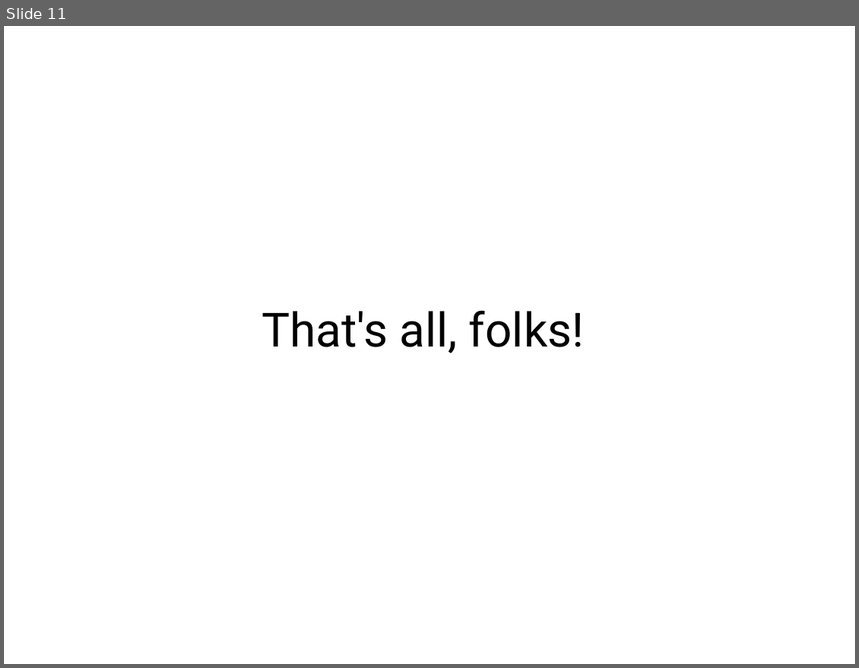
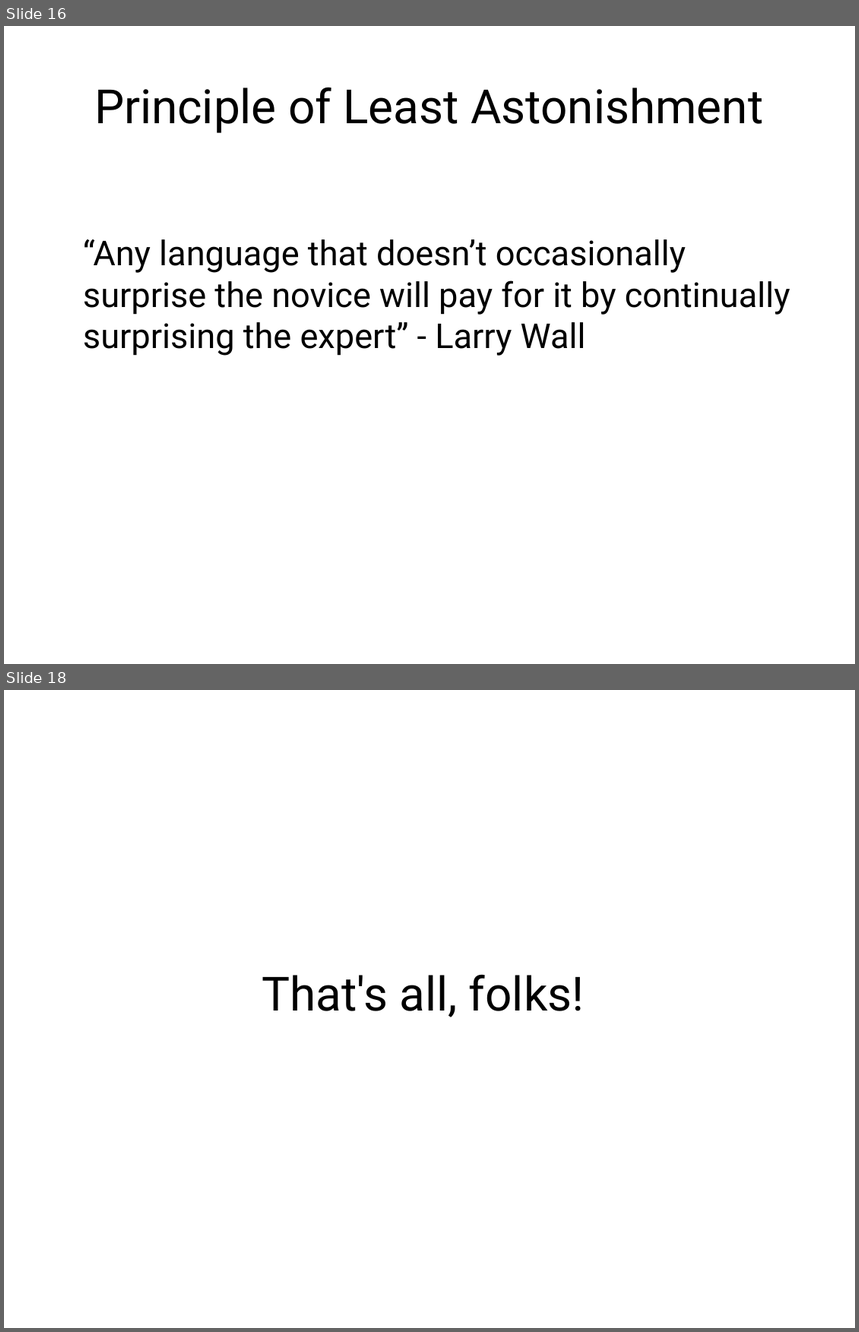
Before and after one commit to erezschatz/Presentation, a slide deck: tools.odp. Shown one above the other, each under a label of ours: slide 11 before the commit, slides 16 and 18 after it; the slides between them are not shown. The pictures are 859x668 and 859x1332 pixels, drawn with LibreOffice and Linux fonts; fonts in the diff are those of the drawing. Boxes give left, top, right and bottom in pixels: in the first picture for what was removed or moved away, otherwise in the second. Text is boxed around its words. In the diff, an @@ line names an element or a change of style, - is before the commit and + after.

```diff
--- a/tools.odp
+++ b/tools.odp
@@ slide 16 added at bbox=[4, 26, 855, 664], background #FFFFFF @@
@@ title added at bbox=[94, 87, 763, 133], 44 pt, text #000000 @@
+Principle of Least Astonishment
@@ text added at bbox=[83, 240, 791, 356], 32 pt, text #000000 @@
+“Any language that doesn’t occasionally surprise the novice will pay for it by continually surprising the expert” - Larry Wall
@@ what was slide 11 is now slide 18 @@
```
Also in this commit, not shown: 16 other slides added, 10 slides removed, 1 other file.
